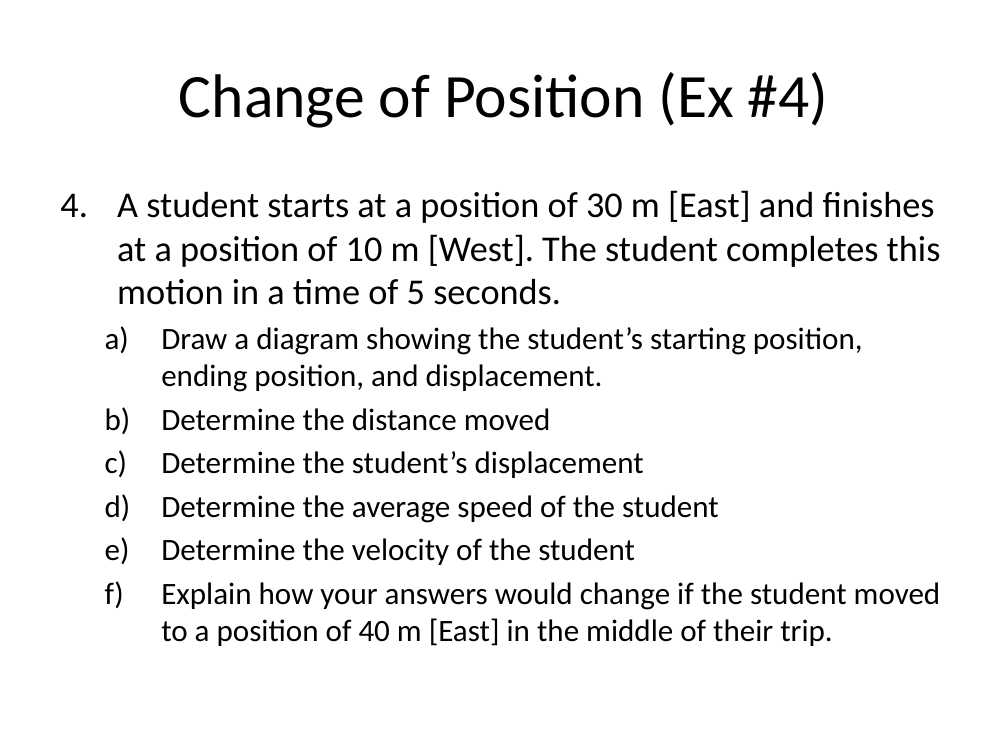
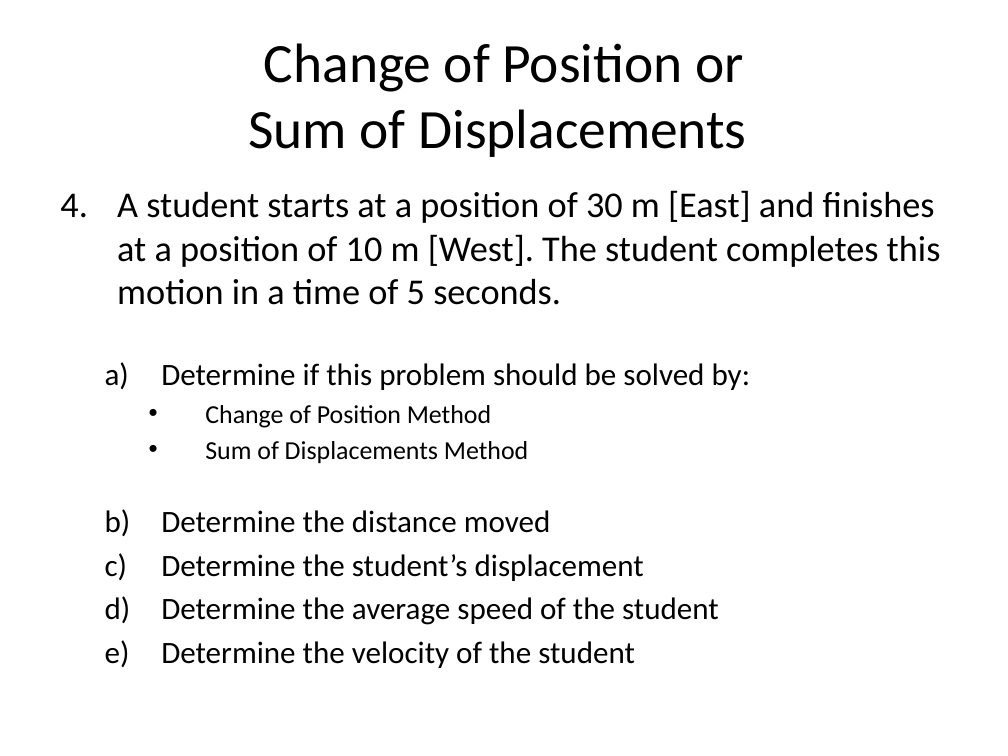
Before and after one commit to Greg5519/SPH3U0, a slide deck: slide 10 of Unit 3 Kinematics/Day03 Motion 1D/1D Motion Problems.pptx (slide 7 before the commit). Drawn at 1008x756 pixels with LibreOffice and Linux fonts; fonts in the diff are those of the drawing. Boxes give left, top, right and bottom in pixels: in the first picture for what was removed or moved away, otherwise in the second. Text is boxed around its words. In the diff, an @@ line names an element or a change of style, - is before the commit and + after.

```diff
--- a/Unit 3 Kinematics/Day03 Motion 1D/1D Motion Problems.pptx
+++ b/Unit 3 Kinematics/Day03 Motion 1D/1D Motion Problems.pptx
@@ title at [248, 43, 746, 157]: text changed; size 44 to 39.6 pt @@
-Change of Position (Ex #4)
+Change of Position or
+Sum of Displacements
@@ text at [161, 363, 751, 464]: text changed; size 22.2 to 18.5 pt @@
-  a) Draw a diagram showing the student’s starting position, ending position, and displacement.
+  a) Determine if this problem should be solved by:
+    • Change of Position Method
+    • Sum of Displacements Method
@@ text at [161, 582, 941, 646]: paragraph removed @@
-  f) Explain how your answers would change if the student moved to a position of 40 m [East] in the middle of their trip.
```
Also in this commit, not shown: 9 other slides changed, 1 slide added, 1 other file.
